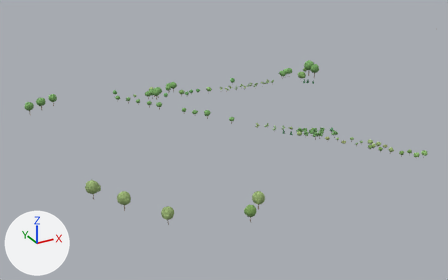
What one commit did to the glTF model viewer/districts/2050-linkeroever/chunks/c_-1_-3.glb.
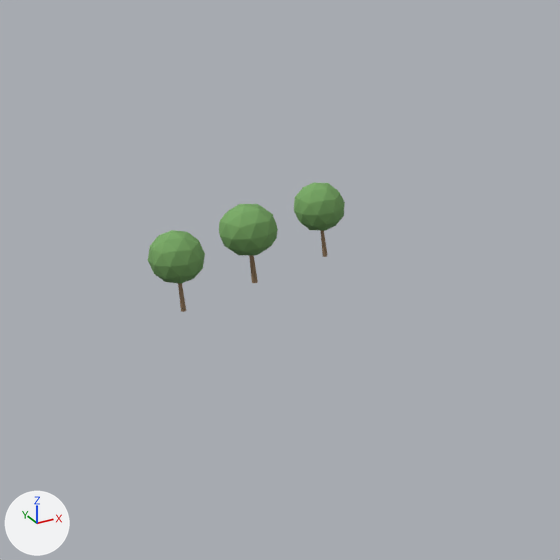
The first picture shows the older version from a 50 mm lens placed at (-336.0, -1009.0, 177.0), pointed at (-136.0, -644.0, -5.0). The close-ups show the older and then the newer version on the part from 0% to 21% of the width and 23% to 56% of the height of that picture. Only the edits that show in the close-ups are written down. Every picture has the same lights, and +X, +Y and +Z are marked at lower left. Where no turn or scale is listed for an object, it has been applied to the vertices.

In view in the first close-up: 'tree_columnar_0.008', 'tree_columnar_0.012', 'tree_columnar_0.019'.
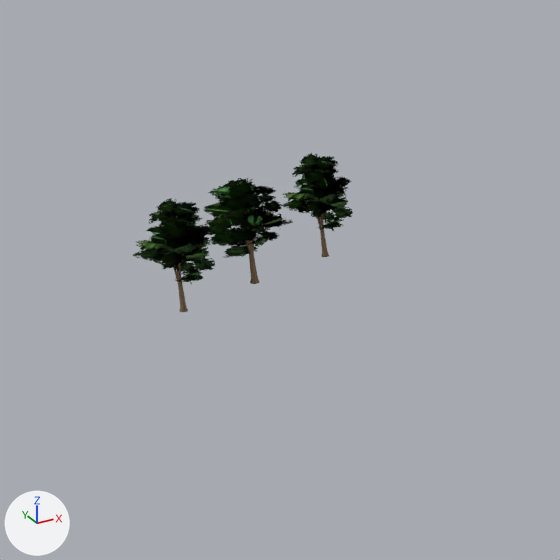
Changed parts and their boxes [x1, y1, x2, y2] in the close-ups (560 x 560 px):
'tree_columnar_mature.005', added: after [204, 178, 293, 284]
'tree_columnar_mature.007', added: after [132, 198, 215, 312]
'tree_columnar_mature.012', added: after [282, 153, 353, 257]
'tree_columnar_0.008', deleted (green): before [219, 204, 278, 283]
'tree_columnar_0.012', deleted (green): before [148, 230, 205, 312]
'tree_columnar_0.019', deleted (green): before [294, 183, 345, 257]

The change, as a list of edits to the scene's bpy script:
```text
Add img_leaf_atlas:
    img_leaf_atlas = load_image('leaf_atlas', '_unpacked/leaf_atlas', 512, 512, 'sRGB')
Add mat_canopy_tree:
    mat_canopy_tree = bpy.data.materials.new('canopy_tree')
    # uses the picture img_leaf_atlas
Add me_tree_columnar_mature:
    me_tree_columnar_mature.from_pydata(...)  # 486 vertices, 286 faces; spans x -0.38..0.38, y -0.38..0.38, z -1.0..1.0
    me_tree_columnar_mature.materials.append(mat_canopy_tree)
Remove ob_tree_columnar_0_008:
    ob_tree_columnar_0_008 = bpy.data.objects.new('tree_columnar_0.008', me_tree_columnar_0)
    ob_tree_columnar_0_008.parent = ob_trees__1__3_0
    ob_tree_columnar_0_008.location = (-239.2, 36.14, 5.41)
    ob_tree_columnar_0_008.rotation_euler = (0.0, 0.0, -0.804)  # degrees (0, 0, -46)
    ob_tree_columnar_0_008.scale = (15.2, 15.2, 5.41)
Remove ob_tree_columnar_0_012:
    ob_tree_columnar_0_012 = bpy.data.objects.new('tree_columnar_0.012', me_tree_columnar_0)
    ob_tree_columnar_0_012.parent = ob_trees__1__3_0
    ob_tree_columnar_0_012.location = (-249.7, 30.27, 5.445)
    ob_tree_columnar_0_012.rotation_euler = (0.0, 0.0, 2.683)  # degrees (0, 0, 154)
    ob_tree_columnar_0_012.scale = (14.1, 14.1, 5.45)
Remove ob_tree_columnar_0_019:
    ob_tree_columnar_0_019 = bpy.data.objects.new('tree_columnar_0.019', me_tree_columnar_0)
    ob_tree_columnar_0_019.parent = ob_trees__1__3_0
    ob_tree_columnar_0_019.location = (-228.6, 41.49, 5.155)
    ob_tree_columnar_0_019.rotation_euler = (0.0, 0.0, 2.815)  # degrees (0, 0, 161)
    ob_tree_columnar_0_019.scale = (13.4, 13.4, 5.16)
Add ob_tree_columnar_mature_012:
    ob_tree_columnar_mature_012 = bpy.data.objects.new('tree_columnar_mature.012', me_tree_columnar_mature)
    ob_tree_columnar_mature_012.parent = ob_trees__1__3_0
    ob_tree_columnar_mature_012.location = (-228.6, 41.71, 6.981)
    ob_tree_columnar_mature_012.rotation_euler = (0.0, 0.0, 2.815)  # degrees (0, 0, 161)
    ob_tree_columnar_mature_012.scale = (15.5, 15.5, 6.98)
Add ob_tree_columnar_mature_007:
    ob_tree_columnar_mature_007 = bpy.data.objects.new('tree_columnar_mature.007', me_tree_columnar_mature)
    ob_tree_columnar_mature_007.parent = ob_trees__1__3_0
    ob_tree_columnar_mature_007.location = (-249.7, 30.51, 7.35)
    ob_tree_columnar_mature_007.rotation_euler = (0.0, 0.0, 2.683)  # degrees (0, 0, 154)
    ob_tree_columnar_mature_007.scale = (16.8, 16.8, 7.35)
Add ob_tree_columnar_mature_005:
    ob_tree_columnar_mature_005 = bpy.data.objects.new('tree_columnar_mature.005', me_tree_columnar_mature)
    ob_tree_columnar_mature_005.parent = ob_trees__1__3_0
    ob_tree_columnar_mature_005.location = (-239.3, 35.9, 7.329)
    ob_tree_columnar_mature_005.rotation_euler = (0.0, 0.0, -0.804)  # degrees (0, 0, -46)
    ob_tree_columnar_mature_005.scale = (19.0, 19.0, 7.33)
```
